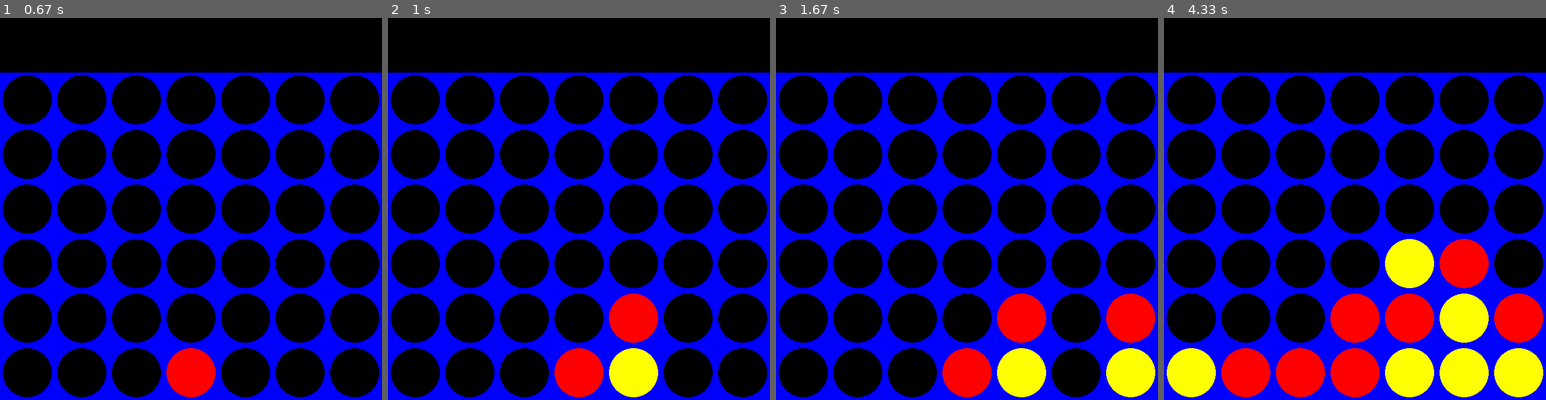
Above: before the commit, frames 1-4 (left to right).
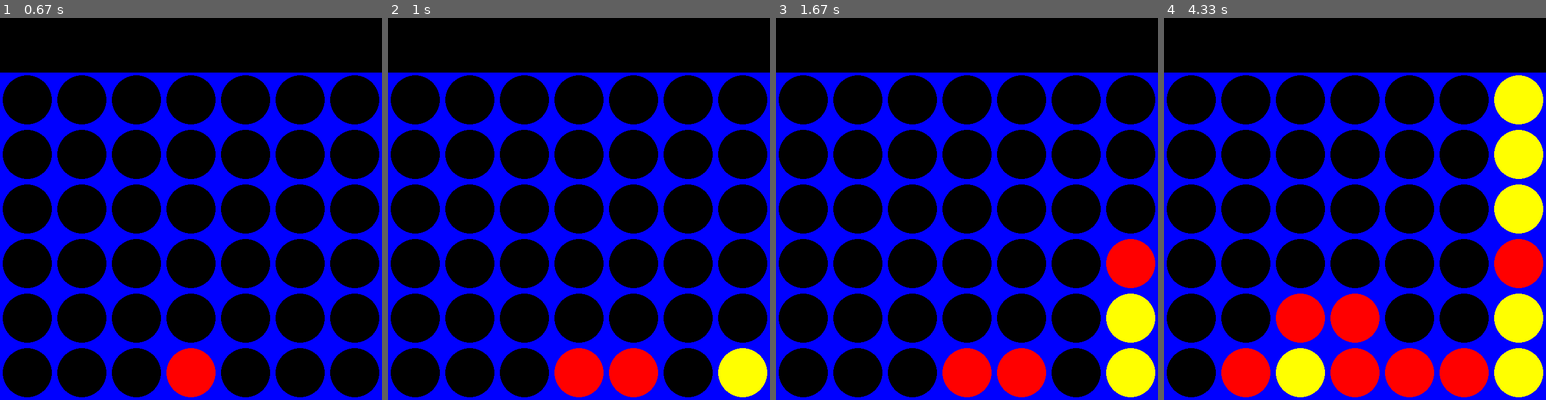
Above: after the commit, the same moments.

Repository: sam-coleman/Connect_4
Game: pygame game, started from connect4_pygame.py
The game is run twice, just before and just after one commit, with the same random seed, the same clock (stepped at 60 frames per second) and the same inputs.
Inputs (mouse positions are in pixels of both pictures, inside the frame that each line leads up to):
- Up to frame 1 (0.67 s): click (191, 209) at 0.38 s
- Up to frame 2 (1 s): click (617, 293) at 0.77 s
- Up to frame 3 (1.67 s): click (1108, 342) at 1.23 s; move the mouse to (875, 132) at 1.6 s
- Up to frame 4 (4.33 s): click (1263, 132) at 1.92 s; click (1355, 254) at 2.65 s; move the mouse to (1301, 128) at 3.07 s; click (1301, 128) at 3.4 s; move the mouse to (1488, 308) at 3.87 s; click (1488, 308) at 4.25 s

Frame 1 is identical in both runs. In frame 2, 3.9% of the frame differs, in the area x 57-100%, y 72-100%; in frame 3, 5.2%; in frame 4, 18%, in the area x 0-100%, y 15-100%.

Commit message:
Testing alpha/beta pruning

Diff:
--- a/ai.py
+++ b/ai.py
@@ -42,13 +42,22 @@
             new_board = copy.deepcopy(board)
             new_board = make_move(new_board, move, player)
             result = ((minimax(copy.deepcopy(new_board), PLAYER, depth-1, alpha, beta)[0], move))
-            val = max(max_val, result[0])
-            if val != result[0]:
-                print("CRISIS")
-            alpha = max(val, alpha)
-            # if alpha >= beta:
-                # print('alpha beta thing', alpha, beta, result)
-                # break
+            max_val = max(max_val, result[0])
+            alpha = max(alpha, result[0])
+            if depth < 3:
+                if beta <= alpha:
+                    print("PRUNING")
+                    break
+                else:
+                    print("NOT PRUNING")
+            #print(f"result 0 is: {result[0]}")
+            # val = max(max_val, result[0])
+            # if val != result[0]:
+            #     print("CRISIS")
+            # alpha = max(val, alpha)
+            # # if alpha >= beta:
+            #     # print('alpha beta thing', alpha, beta, result)
+            #     # break
             results.append(result)
         try:
             # print(results)
@@ -66,13 +75,22 @@
             new_board = copy.deepcopy(board)
             new_board = make_move(new_board, move, player)
             result = ((minimax(copy.deepcopy(new_board), AI, depth-1, alpha, beta)[0], move))
-            val = min(min_val,result[0])
-            if val != result[0]:
-                print("CRISIS")
-            beta = min(val, beta)
-            # if beta <= alpha:
-                # print('ab thing in minim', alpha, beta)
-                # break
+            min_eval = min(min_val, result[0])
+            beta = min(beta, result[0])
+            if depth < 3:
+                if beta <= alpha:
+                    print("PRUNING")
+                    break
+                else:
+                    print("NOT PRUNING")
+            # print(f"result 0 is: {result[0]}")
+            # val = min(min_val,result[0])
+            # if val != result[0]:
+            #     print("CRISIS")
+            # beta = min(val, beta)
+            # # if beta <= alpha:
+            #     # print('ab thing in minim', alpha, beta)
+            #     # break
             results.append(result)
         try:
             return min(results)
--- a/connect4_pygame.py
+++ b/connect4_pygame.py
@@ -142,7 +142,7 @@
 
 		# # Ask for Player 2 Input
 		if turn == AI and not game_over:
-			col = ai.minimax(np.flip(board, 0), AI, 4, -math.inf, math.inf)[1] # move is the column
+			col = ai.minimax(np.flip(board, 0), AI, 5, -math.inf, math.inf)[1] # move is the column
 
 			if is_valid_location(board, col):
 				pygame.time.wait(500)
@@ -158,5 +158,5 @@
 			draw_board(board)
 			turn = PLAYER
 
-		# if game_over:
-		# 	pygame.time.wait(3000)
+		if game_over:
+			pygame.time.wait(3000)
